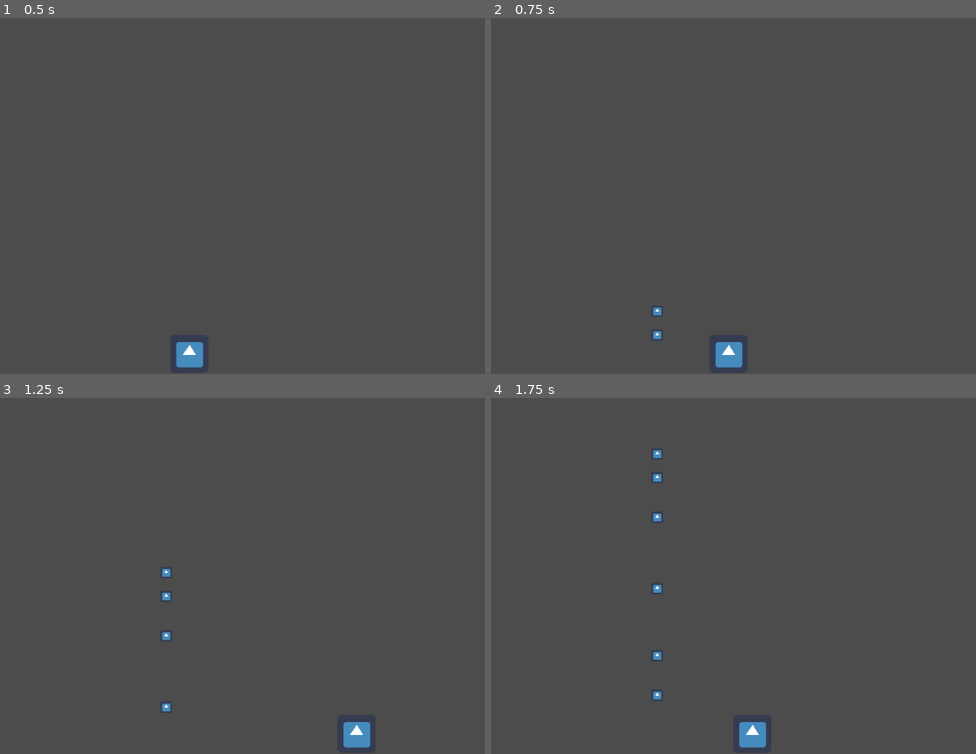
Above: before the commit, frames 1-4 (two rows, left to right).
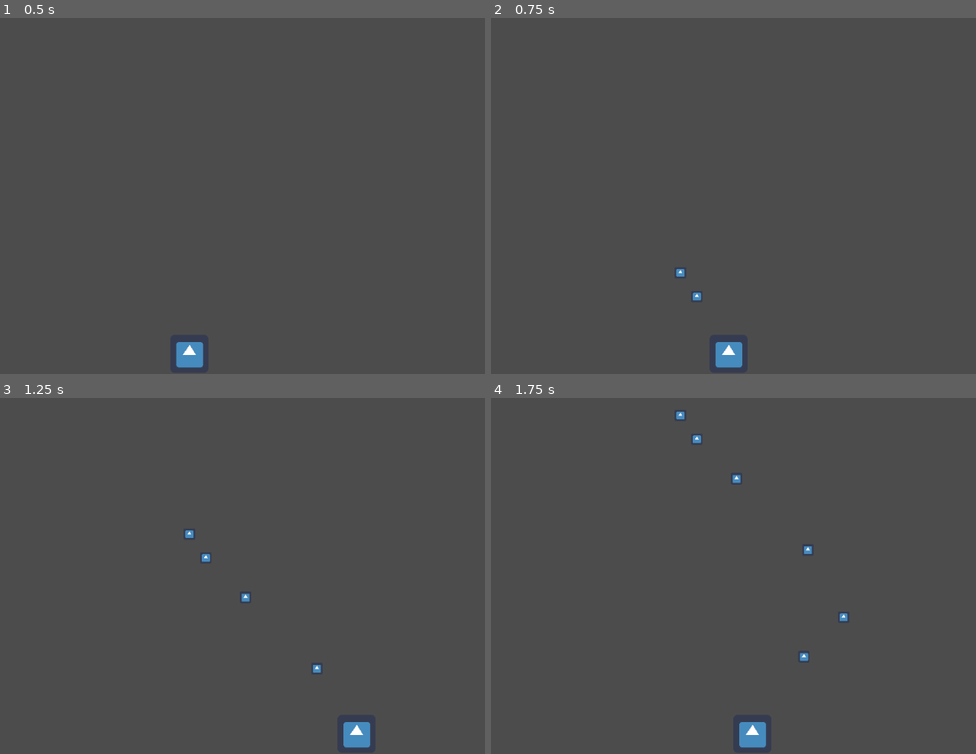
Above: after the commit, the same moments.

Repository: Santyru-C/space-invaders-clone
Game: Godot game, scene res://scenes/Main.tscn
Two runs of this game, one before a commit and one after it. Both use one fixed random seed, a clock stepped at 60 frames per second and the inputs below. The project has no main scene, so this scene is started directly. The engine's default icon, where the game draws it, is replaced by a stand-in: a white triangle on a blue panel in a dark square.
Inputs:
- Up to frame 1 (0.5 s): no input
- Up to frame 2 (0.75 s): tap Enter (ui_accept) at 0.5, 0.6 s; hold Right (ui_right) from 0.53 s (still down)
- Up to frame 3 (1.25 s): keep holding Right (ui_right); tap Enter (ui_accept) at 0.77, 1.07 s
- Up to frame 4 (1.75 s): release Right (ui_right) at 1.28 s; hold Left (ui_left) from 1.28 s (still down); tap Enter (ui_accept) at 1.35, 1.52 s

Frame 1 is identical in both runs. In frame 2, 0.2% of the frame differs, in the area x 33-44%, y 70-91%; in frame 3, 0.3%; in frame 4, 0.5%, in the area x 33-74%, y 3-85%.

Commit message:
add shoot function

Diff:
--- a/project/scenes/actors/Player.gd
+++ b/project/scenes/actors/Player.gd
@@ -10,6 +10,7 @@
 func shoot():
 	var bullet = bullet_scene.instance()
 	get_parent().add_child(bullet)
+	bullet.position = $Position2D.global_position
 
 func get_input ():
 	direction.x = 0
--- a/project/scenes/actors/Player.tscn
+++ b/project/scenes/actors/Player.tscn
@@ -21,4 +21,4 @@
 shape = SubResource( 1 )
 
 [node name="Position2D" type="Position2D" parent="."]
-position = Vector2( 0, -35 )
+position = Vector2( 0, -50 )
